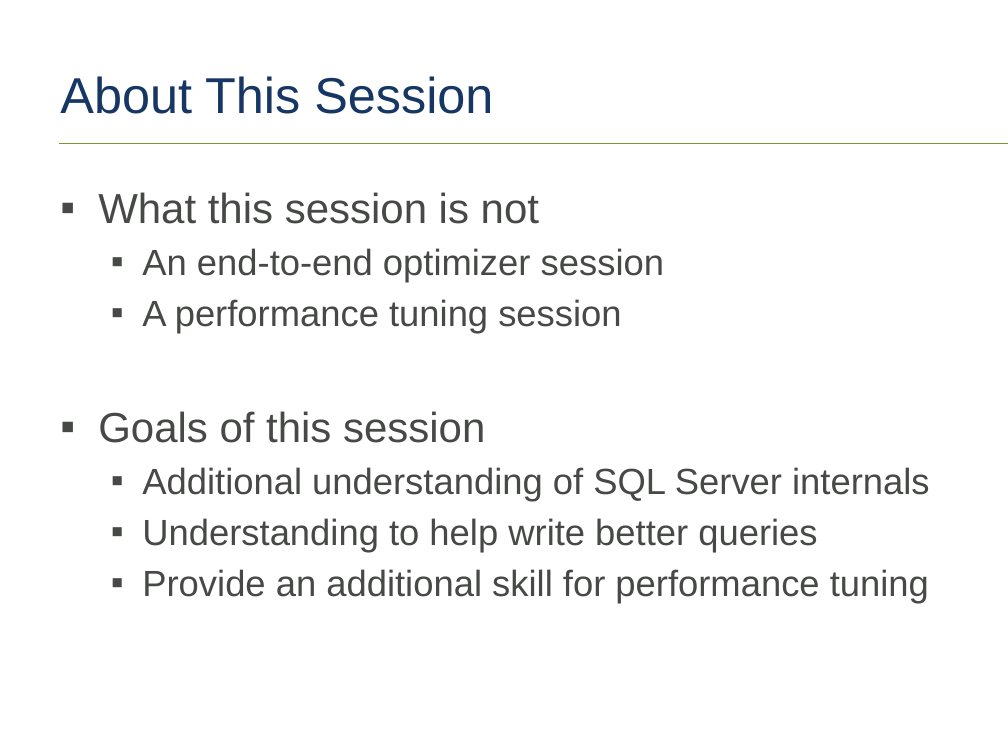
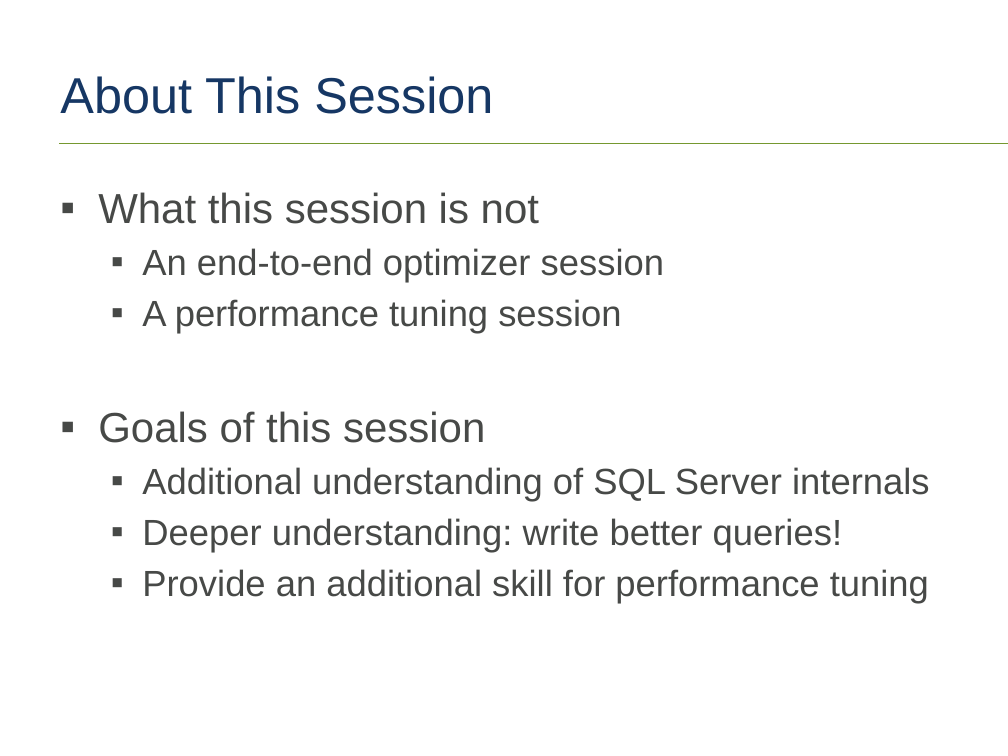
Before and after one commit to tf3604/OptimizerPresentation, a slide deck: slide 3 of Optimizer.pptx. Drawn at 1008x756 pixels with LibreOffice and Linux fonts; fonts in the diff are those of the drawing; background and template pictures are left out. Boxes give left, top, right and bottom in pixels: in the first picture for what was removed or moved away, otherwise in the second. Text is boxed around its words. In the diff, an @@ line names an element or a change of style, - is before the commit and + after.

```diff
--- a/Optimizer.pptx
+++ b/Optimizer.pptx
@@ text at [142, 518, 842, 553]: text changed @@
-  ▪ Understanding to help write better queries
+  ▪ Deeper understanding: write better queries!
```
Also in this commit, not shown: 2 other slides changed.
